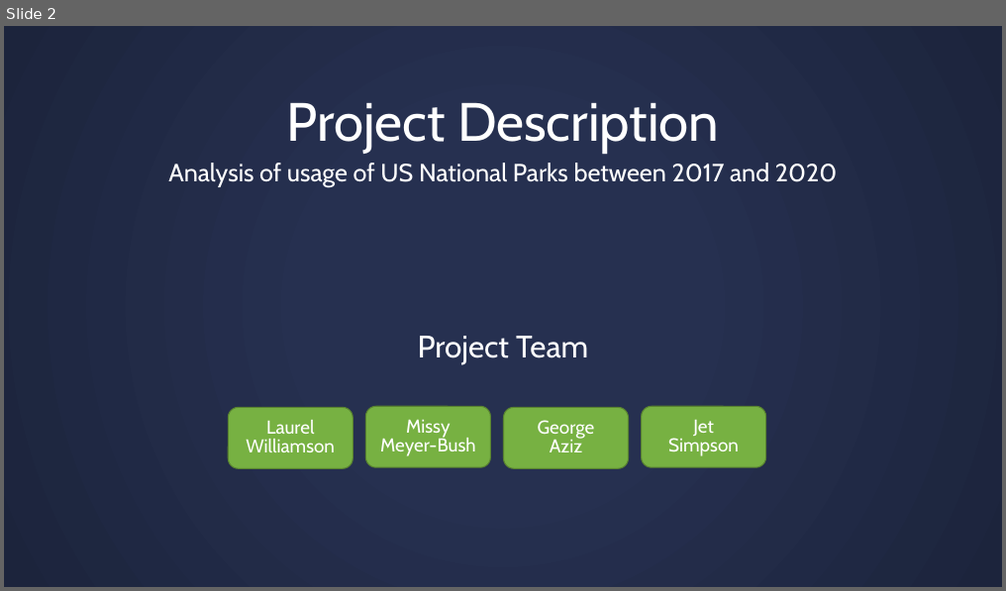
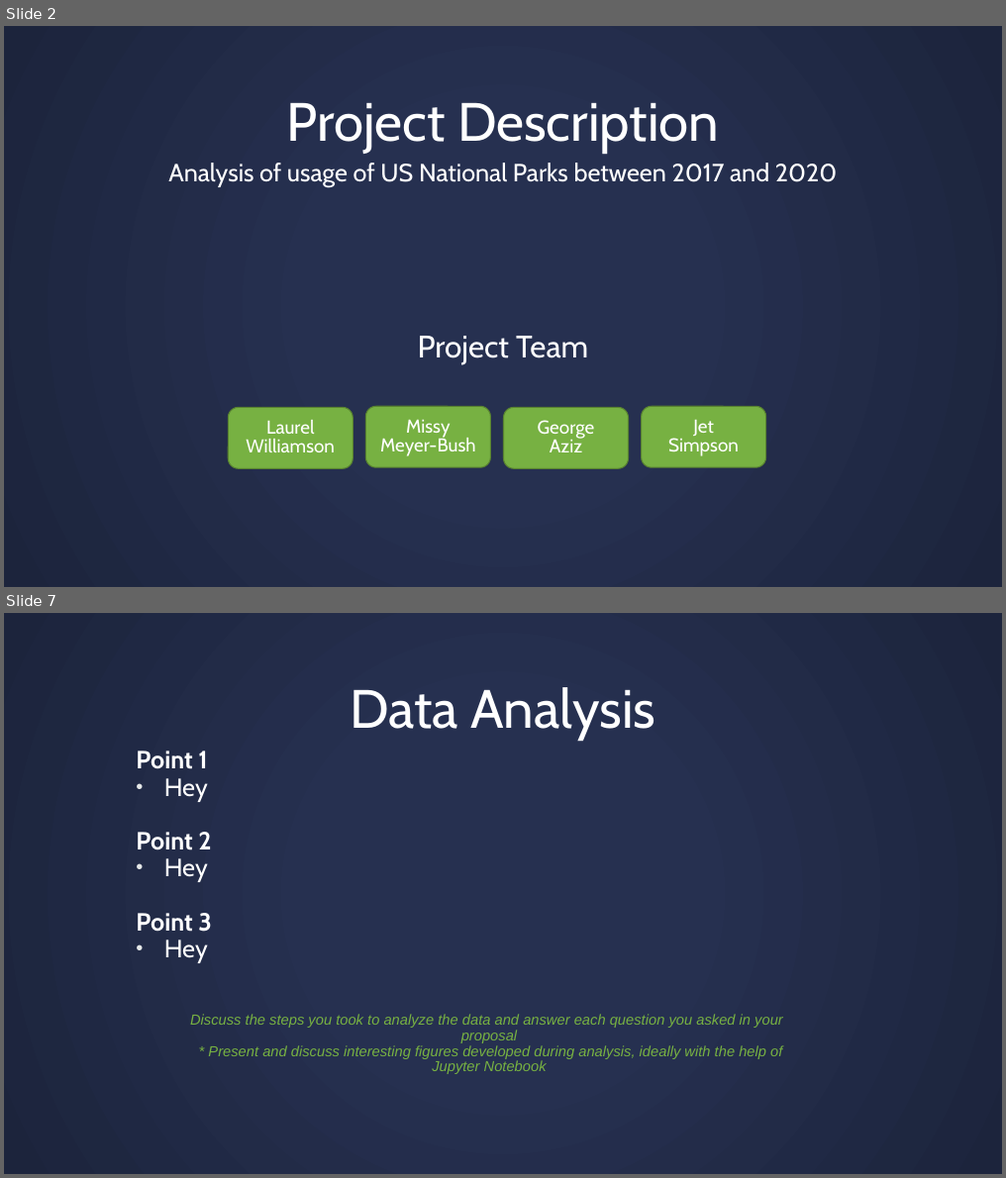
Before and after one commit to missymeyer/ProjectOne, a slide deck: Presentation_ProjectOne.pptx. Shown one above the other, each under a label of ours: slide 2 before the commit, slides 2 and 7 after it; the slides between them are not shown. The pictures are 1006x591 and 1006x1178 pixels, drawn with LibreOffice and Linux fonts; fonts in the diff are those of the drawing. Boxes give left, top, right and bottom in pixels: in the first picture for what was removed or moved away, otherwise in the second. Text is boxed around its words. In the diff, an @@ line names an element or a change of style, - is before the commit and + after.

```diff
--- a/Presentation_ProjectOne.pptx
+++ b/Presentation_ProjectOne.pptx
@@ slide 7 added at box(4, 613, 1002, 1174), background gradient #263050 to #1D243C @@
@@ title added at box(350, 687, 655, 740), 52 pt, text #FFFFFF @@
+Data Analysis
@@ text added at box(136, 751, 212, 963), 24 pt, text #FFFFFF, bold @@
+Point 1
+• Hey
+Point 2
+• Hey
+Point 3
+• Hey
@@ text added at box(190, 1014, 783, 1074), 14 pt, text #77B142, italic @@
+Discuss the steps you took to analyze the data and answer each question you asked in your proposal
+* Present and discuss interesting figures developed during analysis, ideally with the help of Jupyter Notebook
```
Also in this commit, not shown: 7 other slides added, 12 slides removed.
